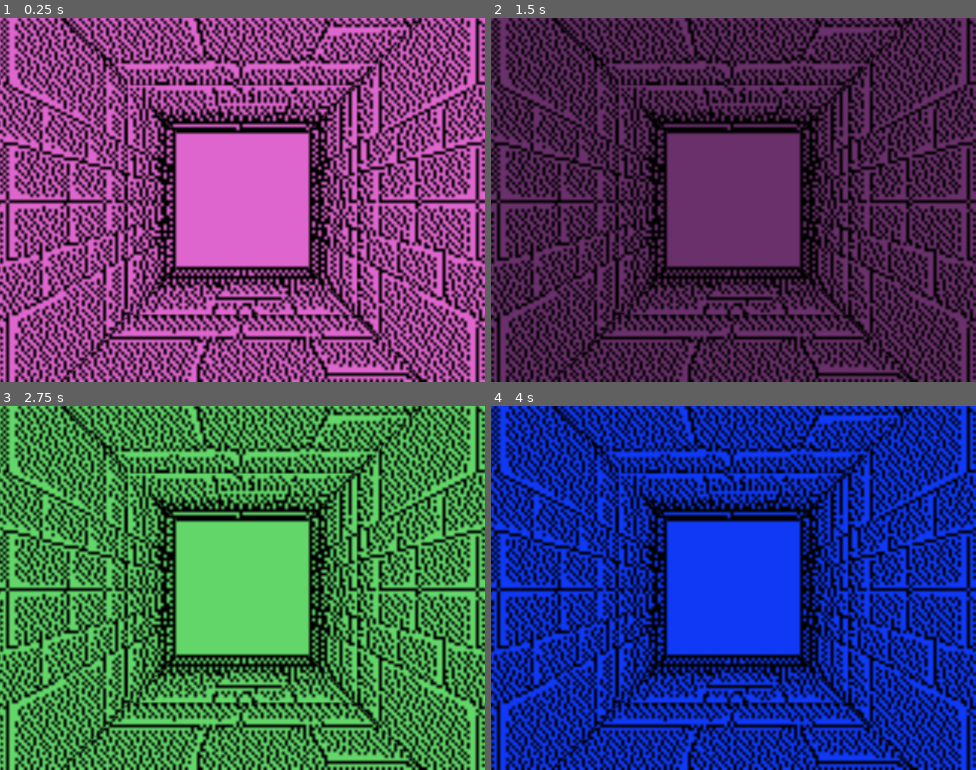
Above: before the commit, frames 1-4 (two rows, left to right).
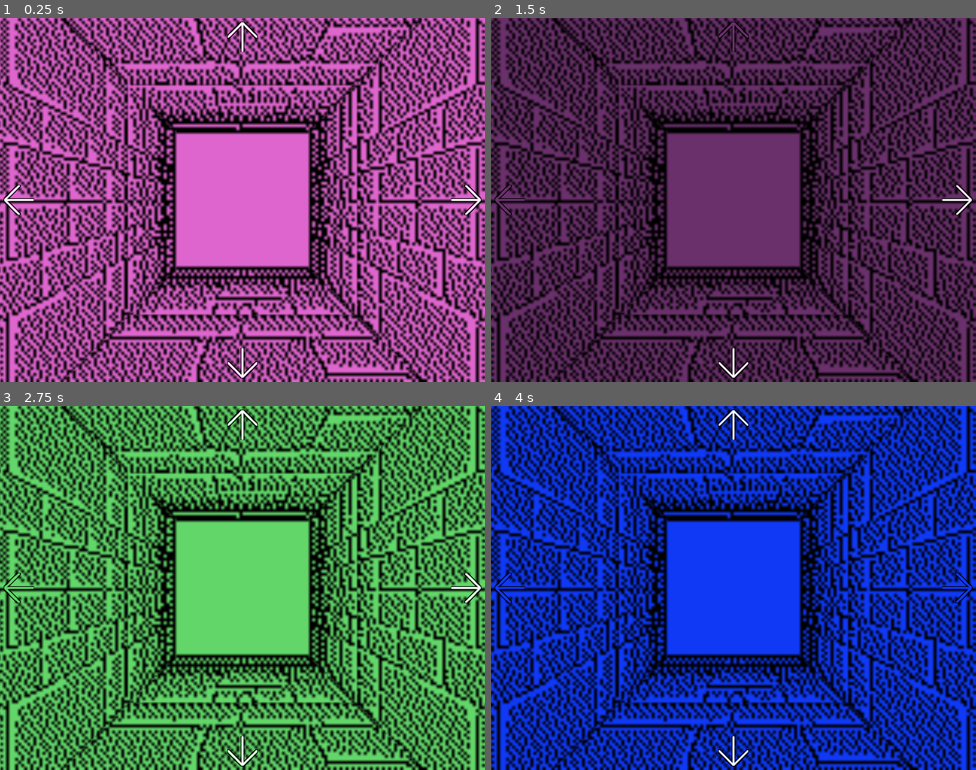
Above: after the commit, the same moments.

Repository: desecaw13/dungeon-crawler
Game: Godot game, scene res://main.tscn
The game is run twice, just before and just after one commit, with the same random seed, the same clock (stepped at 60 frames per second) and the same inputs.
Inputs:
- Up to frame 1 (0.25 s): no input
- Up to frame 2 (1.5 s): tap Enter at 0.5 s; hold Right (Right) 0.53-1.28 s; tap Space at 1.25 s; hold Down (Back) from 1.28 s (still down)
- Up to frame 3 (2.75 s): tap Enter at 2 s; release Down (Back) at 2.03 s; hold Right (Right) from 2.03 s (still down)
- Up to frame 4 (4 s): tap Space at 2.75 s; release Right (Right) at 2.78 s; hold Up (Forwards) 2.78-3.53 s; tap Enter at 3.5 s; hold Left (Left) from 3.53 s (still down)

The runs differ from the first frame. In frame 1, 0.6% of the frame differs, in the area x 0-100%, y 1-99%; in frame 2, 0.5%; in frame 3, 0.6%; in frame 4, 0.6%.

Commit message:
add arrows that light up to tell player which way to go

Diff:
--- a/room.gd
+++ b/room.gd
@@ -6,11 +6,17 @@
 var directions: Dictionary
 var type: Type
 
-@onready var endGround := $EndGround
-@onready var backGround := $BackGround
-@onready var backCeiling := $BackCeiling
-@onready var foreGround := $ForeGround
-@onready var foreCeiling := $ForeCeiling
+@onready var sprites := {
+	endGround = $EndGround,
+	backGround = $BackGround,
+	backCeiling = $BackCeiling,
+	foreGround = $ForeGround,
+	foreCeiling = $ForeCeiling,
+	leftArrow = $LeftArrow,
+	rightArrow = $RightArrow,
+	upArrow = $UpArrow,
+	downArrow = $DownArrow,
+}
 
 @onready var chest_tres: AtlasTexture = preload("res://atlases/chest_0.tres")
 @onready var locked_tres: AtlasTexture = preload("res://atlases/locked_0.tres")
@@ -26,14 +32,26 @@
 
 func _ready() -> void:
 	var color := Color(randf(), randf(), randf())
-	endGround.modulate = color
-	backGround.modulate = color
-	backCeiling.modulate = color
-	foreGround.modulate = color
-	foreCeiling.modulate = color
+
+	for sprite in sprites.values():
+		sprite.modulate = color
+
+
+	if directions['left']:
+		sprites['leftArrow'].modulate = Color.WHITE
+
+	if directions['right']:
+		sprites['rightArrow'].modulate = Color.WHITE
+
+	if directions['forwards']:
+		sprites['upArrow'].modulate = Color.WHITE
+
+	if directions['back']:
+		sprites['downArrow'].modulate = Color.WHITE
+
 
 	match type:
 		Type.KEY:
-			backCeiling.set_texture(chest_tres)
+			sprites['backCeiling'].set_texture(chest_tres)
 		Type.EXIT:
-			backCeiling.set_texture(locked_tres)
+			sprites['backCeiling'].set_texture(locked_tres)
--- a/room.tscn
+++ b/room.tscn
@@ -6,6 +6,7 @@
 [ext_resource type="Texture2D" uid="uid://di665w8y0t0rx" path="res://atlases/walls/wall_6.tres" id="2_xypr0"]
 [ext_resource type="Texture2D" uid="uid://dwd5t54bbye0o" path="res://atlases/ceilings/ceiling_7.tres" id="3_ed4e2"]
 [ext_resource type="Texture2D" uid="uid://cwsh8165vquo2" path="res://atlases/ceilings/ceiling_5.tres" id="3_fow7i"]
+[ext_resource type="Texture2D" uid="uid://cbpvge3l48nxe" path="res://images/arrow.png" id="7_3ulw8"]
 
 [node name="Room" type="Node2D"]
 script = ExtResource("1_ro8kt")
@@ -34,3 +35,22 @@
 position = Vector2(640, 480)
 scale = Vector2(8, 8)
 texture = ExtResource("3_ed4e2")
+
+[node name="LeftArrow" type="Sprite2D" parent="."]
+position = Vector2(50, 480)
+rotation = 4.71239
+texture = ExtResource("7_3ulw8")
+
+[node name="RightArrow" type="Sprite2D" parent="."]
+position = Vector2(1230, 480)
+rotation = 1.5708
+texture = ExtResource("7_3ulw8")
+
+[node name="UpArrow" type="Sprite2D" parent="."]
+position = Vector2(640, 50)
+texture = ExtResource("7_3ulw8")
+
+[node name="DownArrow" type="Sprite2D" parent="."]
+position = Vector2(640, 910)
+rotation = -3.14159
+texture = ExtResource("7_3ulw8")
Binary file added: images/arrow.png
Not shown, added: images/arrow.png.import
Not shown, changed: plan.txt
Not shown: 1 places in room.tscn that only renumber resources
